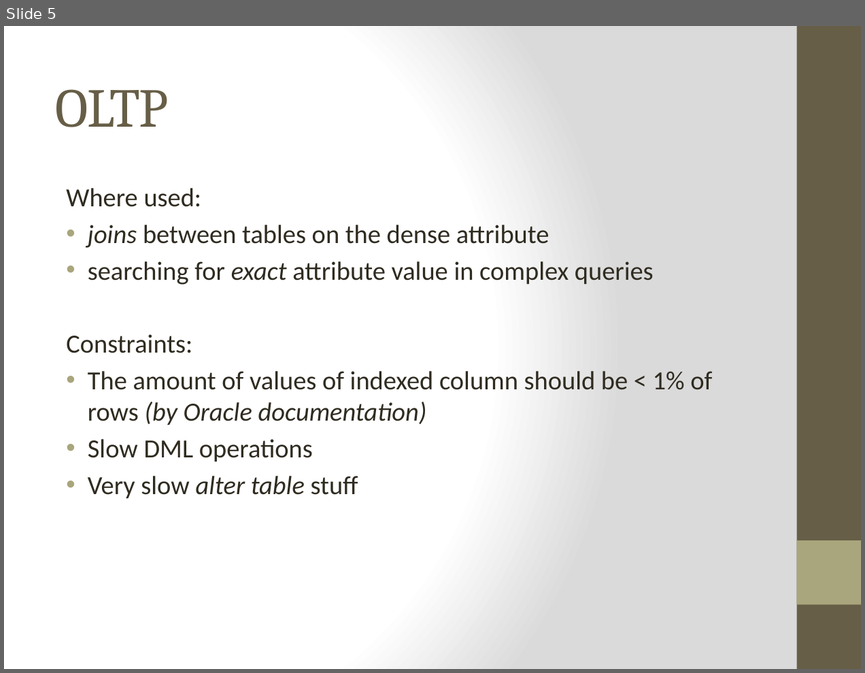
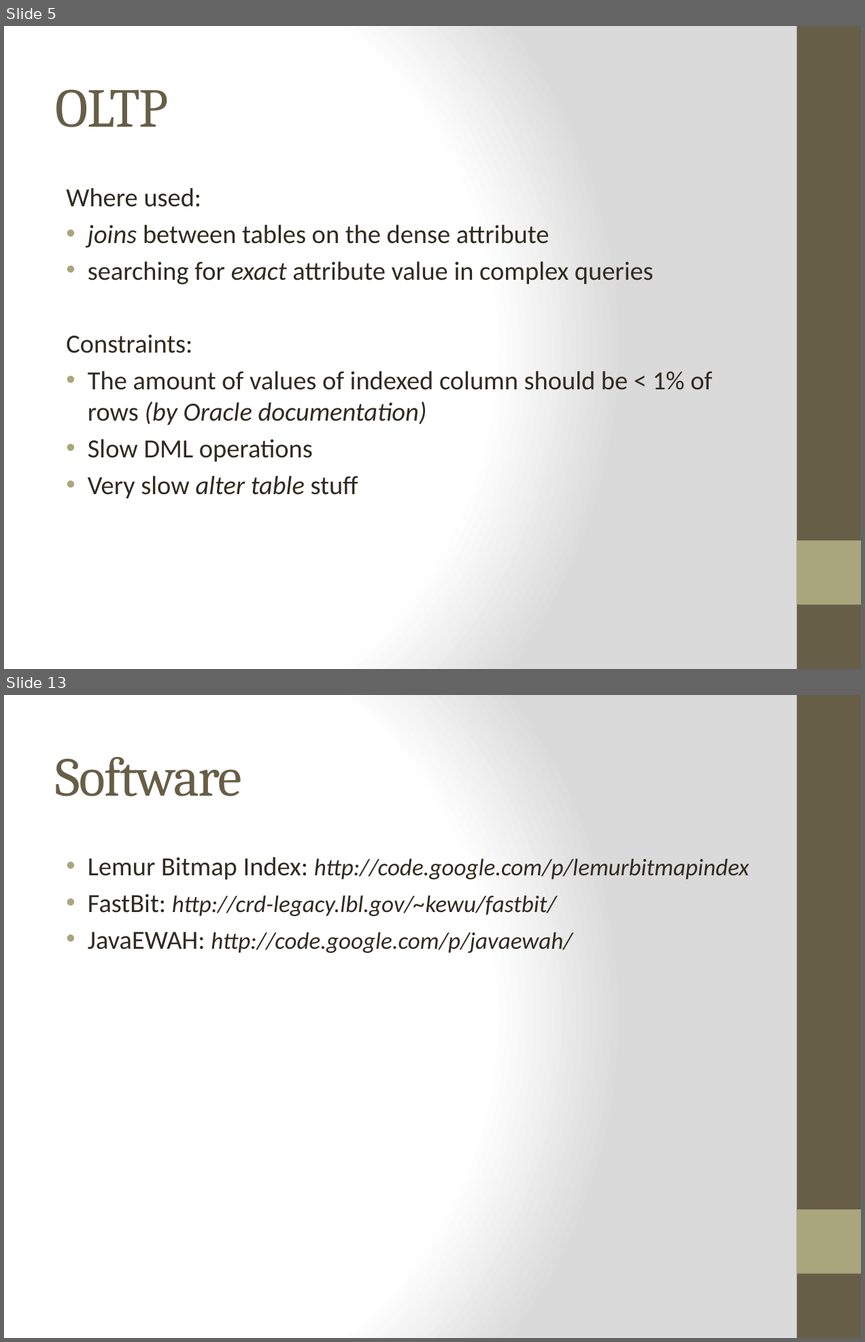
Before and after one commit to Dzess/DMARF, a slide deck: presentation/bitmap-compression/bitmap-index-compression.pptx. Shown one above the other, each under a label of ours: slide 5 before the commit, slides 5 and 13 after it; the slides between them are not shown. The pictures are 865x673 and 865x1342 pixels, drawn with LibreOffice and Linux fonts; fonts in the diff are those of the drawing. Boxes give left, top, right and bottom in pixels: in the first picture for what was removed or moved away, otherwise in the second. Text is boxed around its words. In the diff, an @@ line names an element or a change of style, - is before the commit and + after.

```diff
--- a/presentation/bitmap-compression/bitmap-index-compression.pptx
+++ b/presentation/bitmap-compression/bitmap-index-compression.pptx
@@ slide 13 added at <box>4,695,861,1338</box>, background gradient #FFFFFF to #DADADA; not listed: 2 template elements that a slide beside it also shows @@
@@ title added at <box>56,757,242,796</box>, 46 pt, text #675E47 @@
+Software
@@ text added at <box>88,857,749,953</box>, 20 pt, text #2F2B20, italic @@
+• Lemur Bitmap Index: http://code.google.com/p/lemurbitmapindex
+• FastBit: http://crd-legacy.lbl.gov/~kewu/fastbit/
+• JavaEWAH: http://code.google.com/p/javaewah/
```
Also in this commit, not shown: 3 slides changed, 7 other slides added, 3 slides removed.
